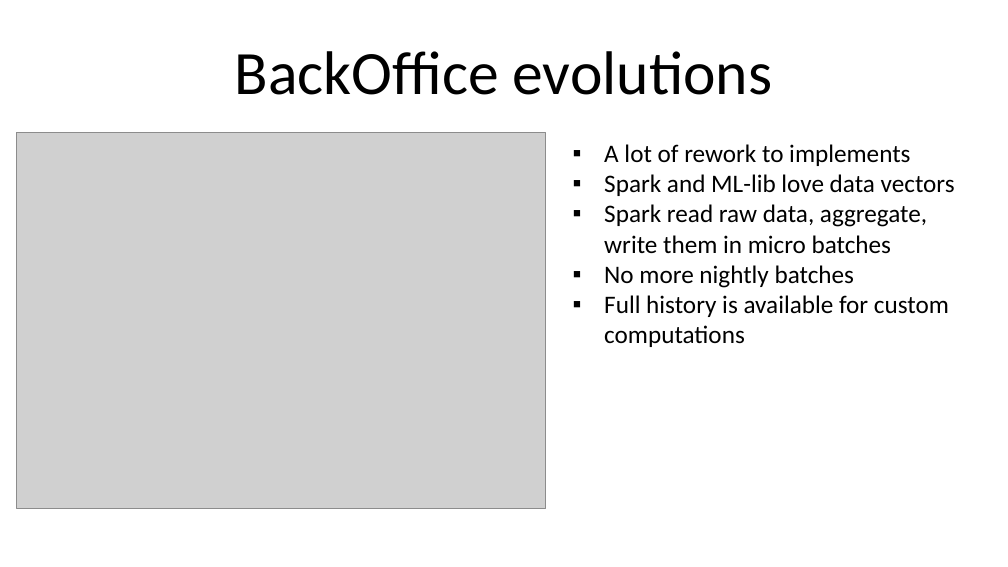
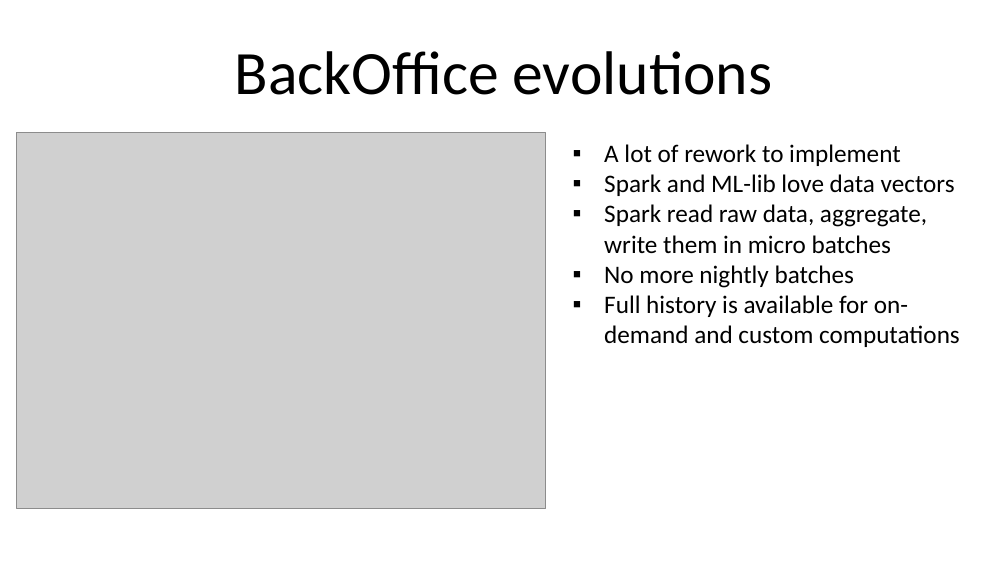
Before and after one commit to lesfurets/dOOv, a slide deck: slide 8 of doc/ppt/org_modelmap.pptx. Drawn at 1008x567 pixels with LibreOffice and Linux fonts; fonts in the diff are those of the drawing; grey boxes stand for pictures. Boxes give left, top, right and bottom in pixels: in the first picture for what was removed or moved away, otherwise in the second. Text is boxed around its words. In the diff, an @@ line names an element or a change of style, - is before the commit and + after.

```diff
--- a/doc/ppt/org_modelmap.pptx
+++ b/doc/ppt/org_modelmap.pptx
@@ text at [604,144,900,166]: text changed @@
-▪ A lot of rework to implements
+▪ A lot of rework to implement
@@ text at [604,295,960,347]: text changed @@
-▪ Full history is available for custom computations
+▪ Full history is available for on-demand and custom computations
```
Also in this commit, not shown: 1 other slide changed.
